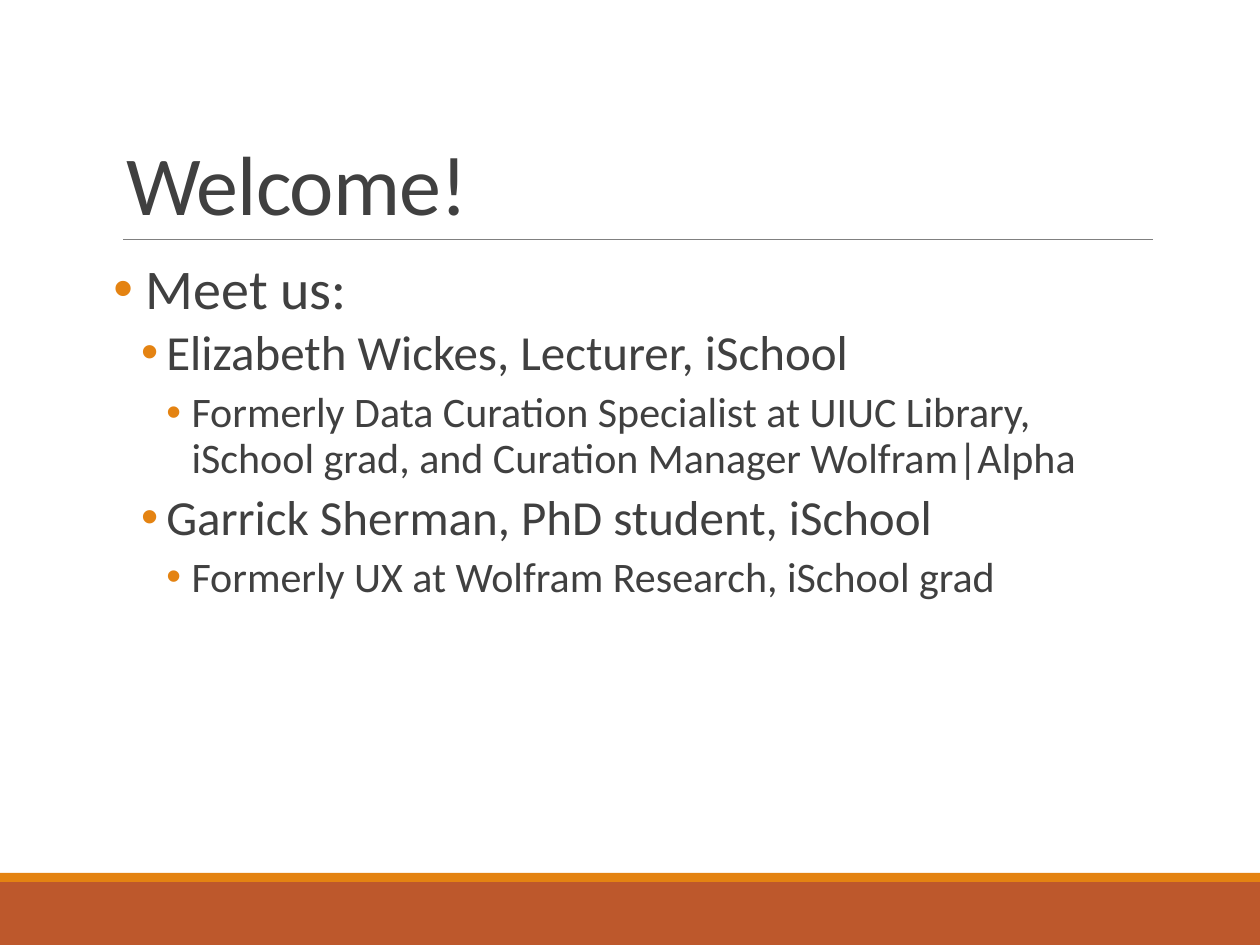
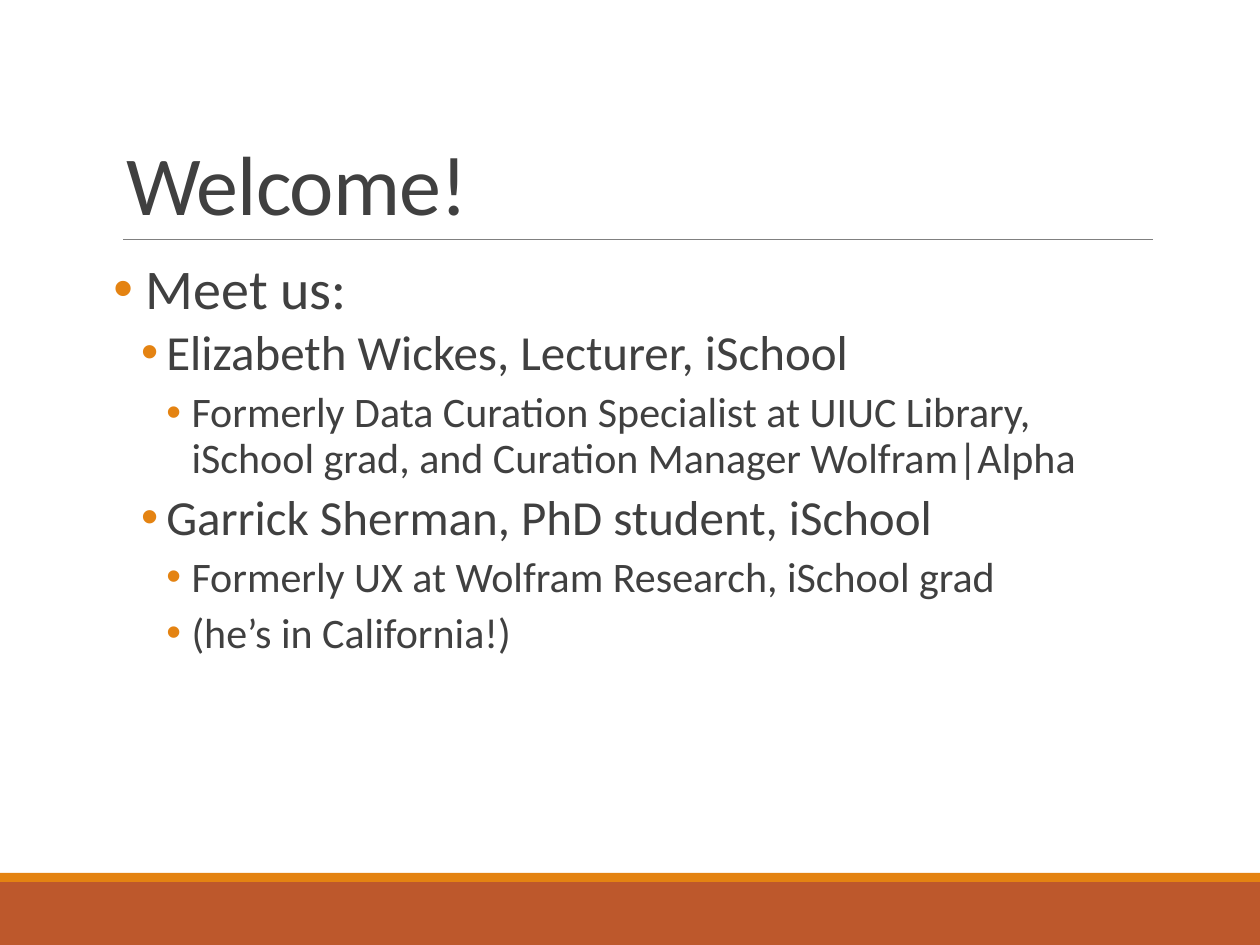
Before and after one commit to elliewix/IS-452-Spring2019, a slide deck: slide 2 of Lectures/IS452Fall2017Week01.pptx. Drawn at 1260x945 pixels with LibreOffice and Linux fonts; fonts in the diff are those of the drawing. Boxes give left, top, right and bottom in pixels: in the first picture for what was removed or moved away, otherwise in the second. Text is boxed around its words. In the diff, an @@ line names an element or a change of style, - is before the commit and + after.

```diff
--- a/Lectures/IS452Fall2017Week01.pptx
+++ b/Lectures/IS452Fall2017Week01.pptx
@@ text at [192, 617, 511, 654]: paragraph added @@
+    • (he’s in California!)
```
Also in this commit, not shown: 2 other slides changed, 1 other file.
